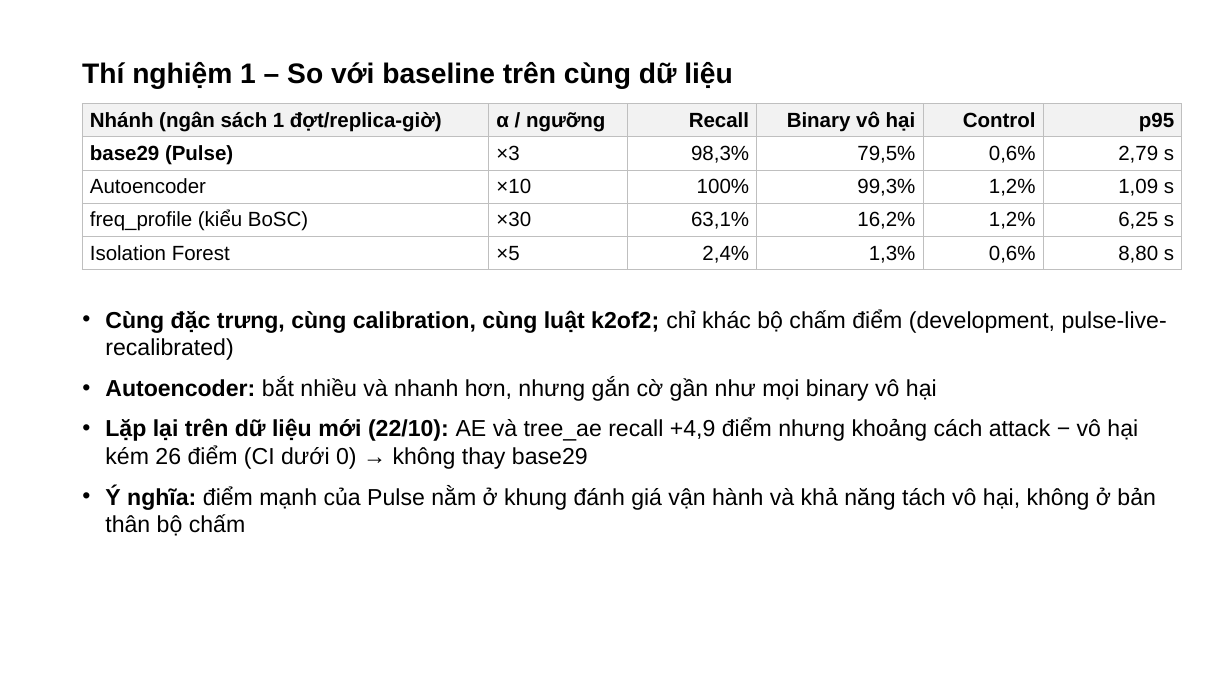
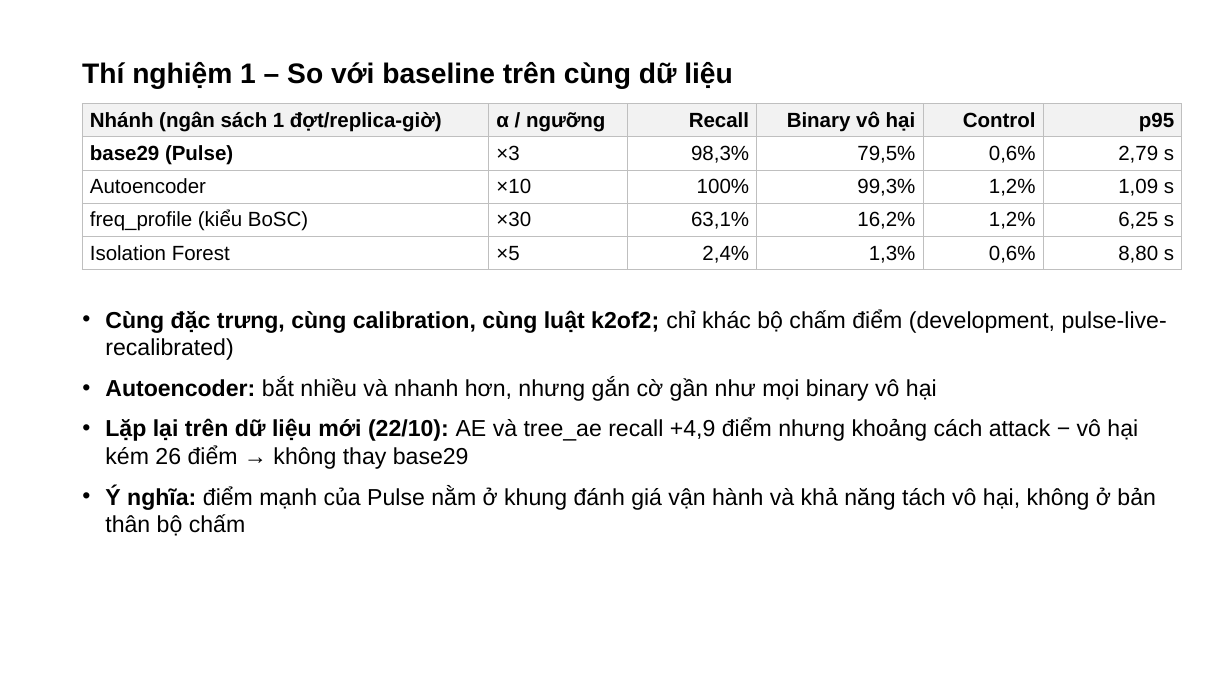
Before and after one commit to tndat-dev/eBPF-project, a slide deck: slide 6 of docs/Slide-runtime_security(23_10).pptx. Drawn at 1232x693 pixels with LibreOffice and Linux fonts; fonts in the diff are those of the drawing. Boxes give left, top, right and bottom in pixels: in the first picture for what was removed or moved away, otherwise in the second. Text is boxed around its words. In the diff, an @@ line names an element or a change of style, - is before the commit and + after.

Commit message:
docs 23/10: progress report and deck updated - owner's edits kept, no CI, figures in the report, operational alert test, RCA IP mapping fix and example tree, feature groups under CUSUM cap

```diff
--- a/docs/Slide-runtime_security(23_10).pptx
+++ b/docs/Slide-runtime_security(23_10).pptx
@@ text at (105, 418, 1138, 469): text changed @@
-• Lặp lại trên dữ liệu mới (22/10): AE và tree_ae recall +4,9 điểm nhưng khoảng cách attack − vô hại kém 26 điểm (CI dưới 0) → không thay base29
+• Lặp lại trên dữ liệu mới (22/10): AE và tree_ae recall +4,9 điểm nhưng khoảng cách attack − vô hại kém 26 điểm → không thay base29
```
Also in this commit, not shown: 8 other slides changed, 2 slides added, 1 slide removed, 2 other files.
